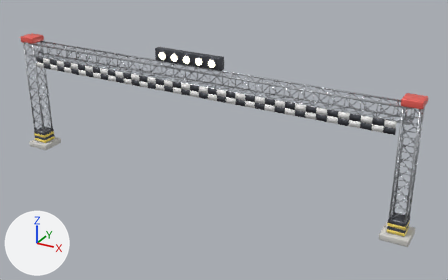
The FBX model assets/spawn/FinishArch.fbx as it was, and as the next commit left it.
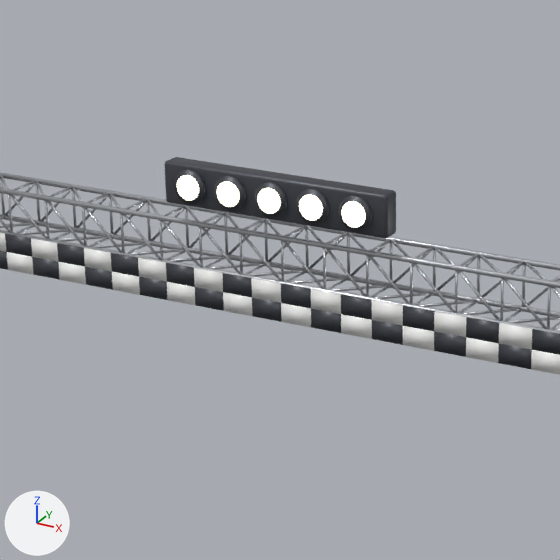
There are two pictures of each version: one whole from a camera (50 mm lens) standing at (0.579, -0.937, 0.578) and looking at (0.056, 0.013, 0.103), one close up on the part from 24% to 61% of the width and 0% to 60% of the height. The axes (+X, +Y, +Z) are drawn at lower left. The lights are the same throughout. The older version's two pictures come first. Where no turn or scale is listed for an object, it has been applied to the vertices. Vertices at exactly the same position are counted once.

The older version as bpy lines, for what is in view:
```python
me_cube_005 = bpy.data.meshes.new('Cube.005')
me_cube_005.from_pydata(...)  # 728 vertices, 488 faces; spans x -0.045..0.785, y -0.01..0.029, z -0.188..0.067
me_cube_005.materials.append(mat_dark)  # dark grey #4b4d55
me_cylinder = bpy.data.meshes.new('Cylinder')
me_cylinder.from_pydata(...)  # 4716 vertices, 3192 faces; spans x -0.002..0.828, y -0.002..0.028, z -0.115..0.115
me_cylinder.materials.append(mat_metal)  # light grey #c4c7cb
me_cylinder_397 = bpy.data.meshes.new('Cylinder.397')
me_cylinder_397.from_pydata(...)  # a 32-sided cylinder along y spanning x -0.007..0.007, y -0.0006..0.0006, z -0.007..0.007; a 32-sided cylinder along y spanning x 0.019..0.033, y -0.0006..0.0006, z -0.007..0.007; a 32-sided cylinder along y spanning x 0.045..0.059, y -0.0006..0.0006, z -0.007..0.007; a 32-sided cylinder along y spanning x 0.071..0.085, y -0.0006..0.0006, z -0.007..0.007; a 32-sided cylinder along y spanning x 0.097..0.111, y -0.0006..0.0006, z -0.007..0.007
me_cylinder_397.materials.append(mat_glow)  # pale yellow #fff6da, glowing pale yellow #fff6da
ob_dark = bpy.data.objects.new('Dark', me_cube_005)
ob_dark.location = (-0.3705, -0.0145, 0.207)
ob_glow = bpy.data.objects.new('Glow', me_cylinder_397)
ob_glow.location = (-0.052, -0.025, 0.262)
ob_metal = bpy.data.objects.new('Metal', me_cylinder)
ob_metal.location = (-0.413, -0.013, 0.126)
# also in view: 'White' at (0.0, -0.014, 0.201)
```
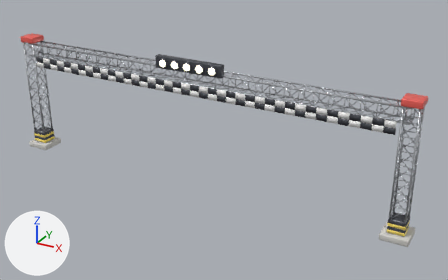
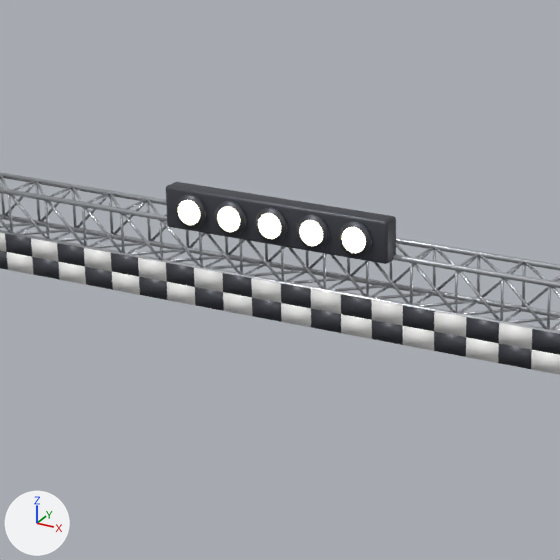
Where the change shows, as pixel boxes [x1, y1, x2, y2] in the close-ups (560 x 560 px; the box of a moved part takes in the faces that stretch with it):
'Dark', reshaped: before [0, 157, 560, 369]; after [0, 182, 560, 369]
'Glow', moved: before [177, 175, 366, 228]; after [178, 200, 366, 253]
part 1 of me_cube_005, moved or reshaped: before [164, 157, 396, 238]; after [166, 182, 396, 264]
part 2 of me_cube_005, moved or reshaped: before [174, 169, 206, 205]; after [175, 194, 207, 229]
part 3 of me_cube_005, moved or reshaped: before [214, 176, 246, 211]; after [215, 201, 247, 236]
part 4 of me_cube_005, moved or reshaped: before [255, 182, 287, 218]; after [255, 207, 288, 243]
part 5 of me_cube_005, moved or reshaped: before [296, 189, 329, 225]; after [297, 214, 330, 250]
part 6 of me_cube_005, moved or reshaped: before [338, 195, 372, 232]; after [339, 221, 372, 257]

What changed in the scene script:
```text
Change me_cube_005:
    used by ob_dark; location = (-0.3705, -0.0145, 0.207)
    remove me_cube_005.from_pydata(...)  # 728 vertices, 488 faces; spans x -0.045..0.785, y -0.01..0.029, z -0.188..0.067
    add me_cube_005.from_pydata(...)  # 728 vertices, 488 faces; spans x -0.045..0.785, y -0.01..0.029, z -0.188..0.053
    me_cube_005 part 1: the loose piece of 56 vertices spanning x 0.3..0.44, y -0.007..0.005, z 0.043..0.067 is moved by (0.0, 0.0, -0.014)
    me_cube_005 part 2: the loose piece of 64 vertices spanning x 0.309..0.328, y -0.01..-0.006, z 0.046..0.064 is moved by (0.0, 0.0, -0.014)
    me_cube_005 part 3: the loose piece of 64 vertices spanning x 0.335..0.354, y -0.01..-0.006, z 0.046..0.064 is moved by (0.0, 0.0, -0.014)
    me_cube_005 part 4: the loose piece of 64 vertices spanning x 0.361..0.38, y -0.01..-0.006, z 0.046..0.064 is moved by (0.0, 0.0, -0.014)
    me_cube_005 part 5: the loose piece of 64 vertices spanning x 0.387..0.406, y -0.01..-0.006, z 0.046..0.064 is moved by (0.0, 0.0, -0.014)
    me_cube_005 part 6: the loose piece of 64 vertices spanning x 0.413..0.432, y -0.01..-0.006, z 0.046..0.064 is moved by (0.0, 0.0, -0.014)
Change ob_glow:
    ob_glow.location: (-0.052, -0.025, 0.262) -> (-0.052, -0.025, 0.248)
```
